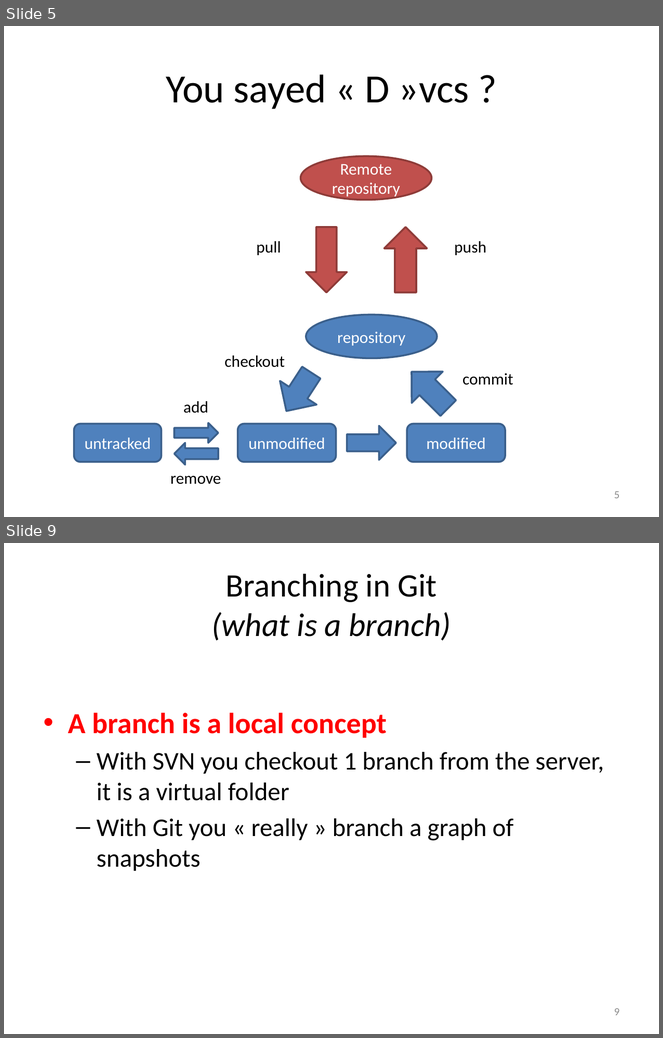
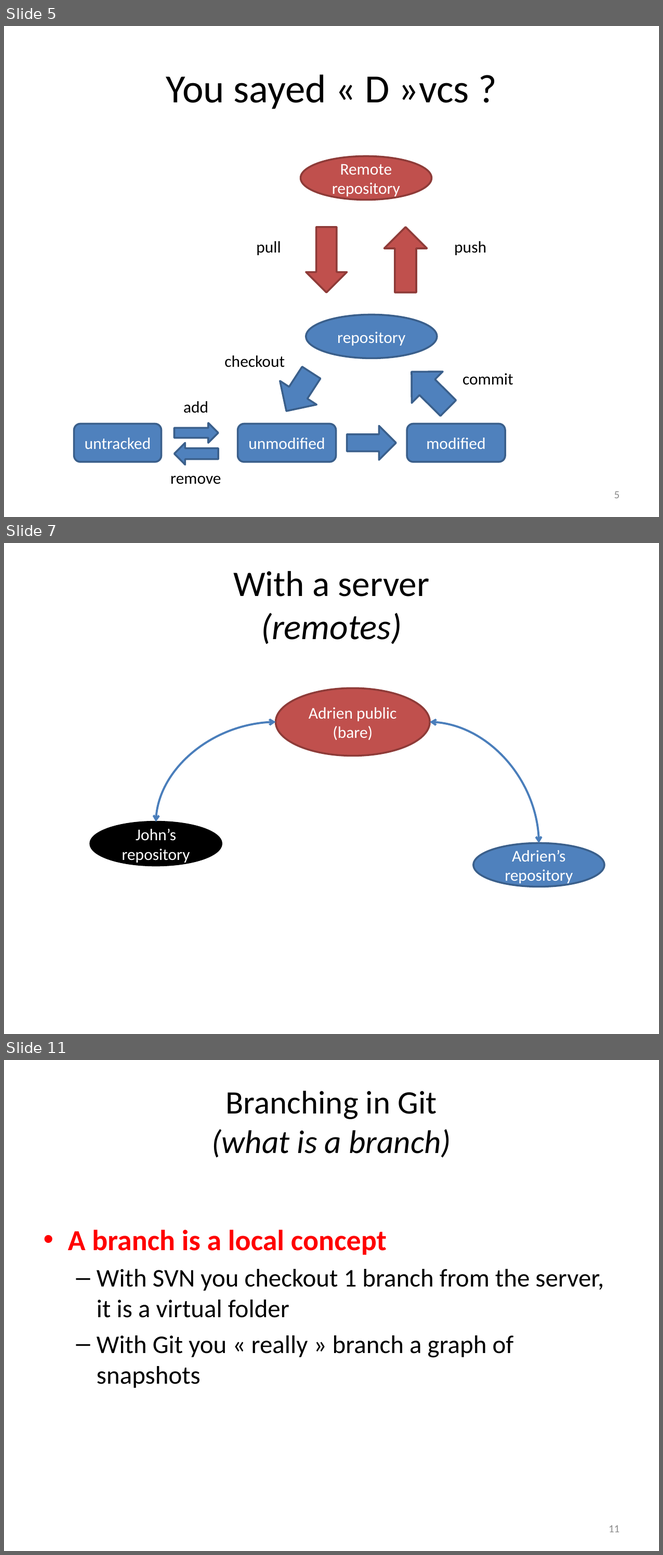
Before and after one commit to adrien59cadri/git_presentation, a slide deck: powerpoint/Nouveau Microsoft PowerPoint Presentation.pptx. Shown one above the other, each under a label of ours: slides 5 and 9 before the commit, slides 5, 7 and 11 after it; the slides between them are not shown. The pictures are 663x1038 and 663x1555 pixels, drawn with LibreOffice and Linux fonts; fonts in the diff are those of the drawing. Boxes give left, top, right and bottom in pixels: in the first picture for what was removed or moved away, otherwise in the second. Text is boxed around its words. In the diff, an @@ line names an element or a change of style, - is before the commit and + after.

```diff
--- a/powerpoint/Nouveau Microsoft PowerPoint Presentation.pptx
+++ b/powerpoint/Nouveau Microsoft PowerPoint Presentation.pptx
@@ slide 7 added at (x1=4, y1=543, x2=659, y2=1034), background #FFFFFF @@
@@ title added at (x1=233, y1=571, x2=429, y2=644), 39.6 pt, text #000000 @@
+With a server
+(remotes)
@@ ellipse added at (x1=276, y1=689, x2=430, y2=756), fill #C0504D, outline #8E3B39 2 pt, 18 pt, text #FFFFFF @@
+Adrien public
+(bare)
@@ curved double arrow added from (276, 722) to (156, 822), #4B7EBC 2.25 pt @@
@@ curved double arrow added from (430, 722) to (539, 843), #4B7EBC 2.25 pt @@
@@ ellipse added at (x1=90, y1=822, x2=221, y2=866), fill #000000, outline #000000 2 pt, 18 pt, text #FFFFFF @@
+John’s
+repository
@@ ellipse added at (x1=474, y1=843, x2=605, y2=887), fill #4F81BD, outline #3A5F8C 2 pt, 18 pt, text #FFFFFF @@
+Adrien’s
+repository
@@ what was slide 9 is now slide 11 @@
@@ page number at (x1=609, y1=1525, x2=620, y2=1533): text changed @@
-9
+11
```
Also in this commit, not shown: 1 slide changed, 3 other slides added, 2 slides removed.
